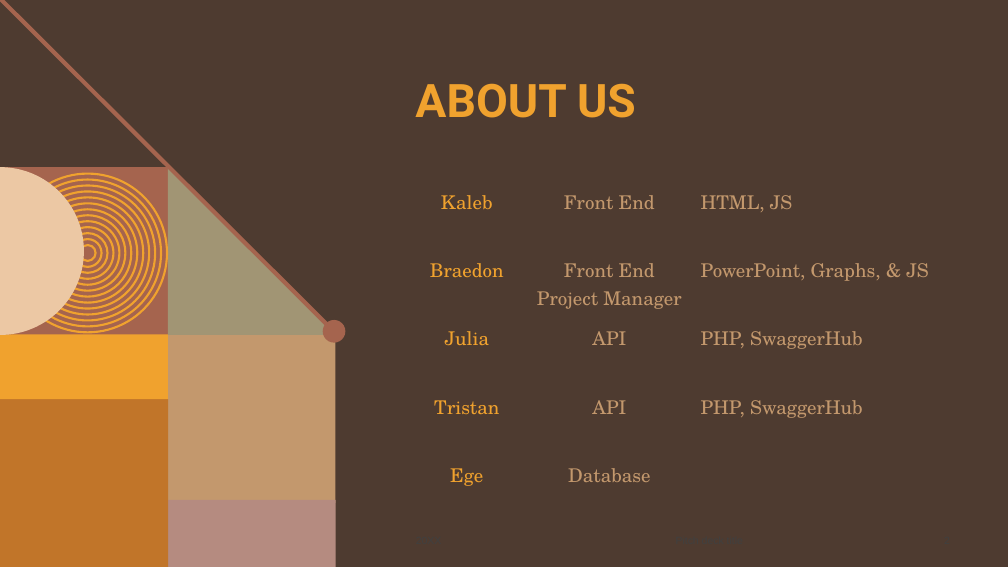
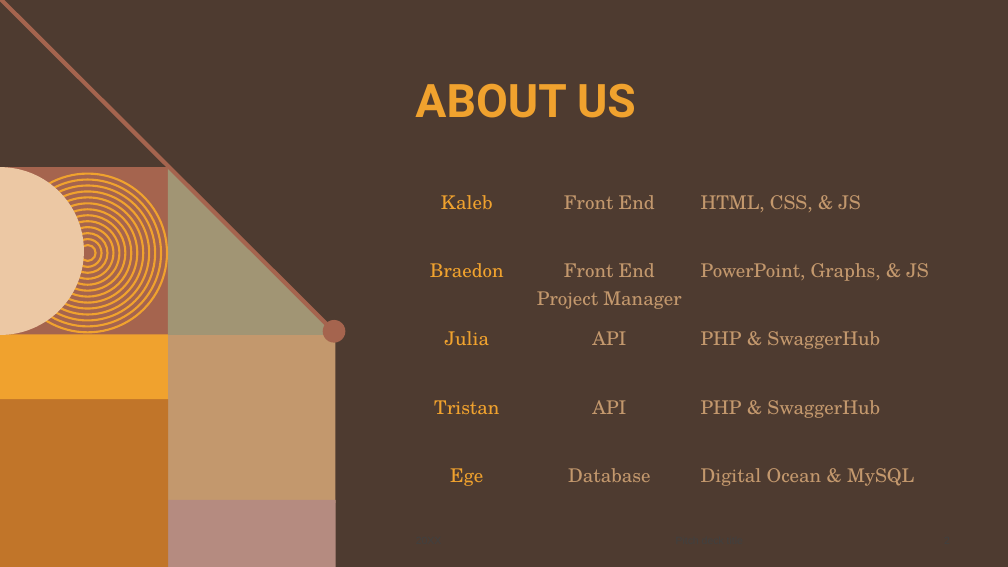
Before and after one commit to KalebOTB/ContactManager, a slide deck: slide 2 of Miscellaneous/Contact_Manager.pptx. Drawn at 1008x567 pixels with LibreOffice and Linux fonts; fonts in the diff are those of the drawing; background and template pictures are left out. Boxes give left, top, right and bottom in pixels: in the first picture for what was removed or moved away, otherwise in the second. Text is boxed around its words. In the diff, an @@ line names an element or a change of style, - is before the commit and + after.

```diff
--- a/Miscellaneous/Contact_Manager.pptx
+++ b/Miscellaneous/Contact_Manager.pptx
@@ table at [408,184,959,526] @@
-row 1, column 3: HTML, JS
+row 1, column 3: HTML, CSS, & JS
-row 3, column 3: PHP, SwaggerHub
+row 3, column 3: PHP & SwaggerHub
-row 4, column 3: PHP, SwaggerHub
+row 4, column 3: PHP & SwaggerHub
-row 5, column 3: 
+row 5, column 3: Digital Ocean & MySQL
```
Also in this commit, not shown: 9 other slides changed, 2 slides added, 1 slide removed, 2 other files.
